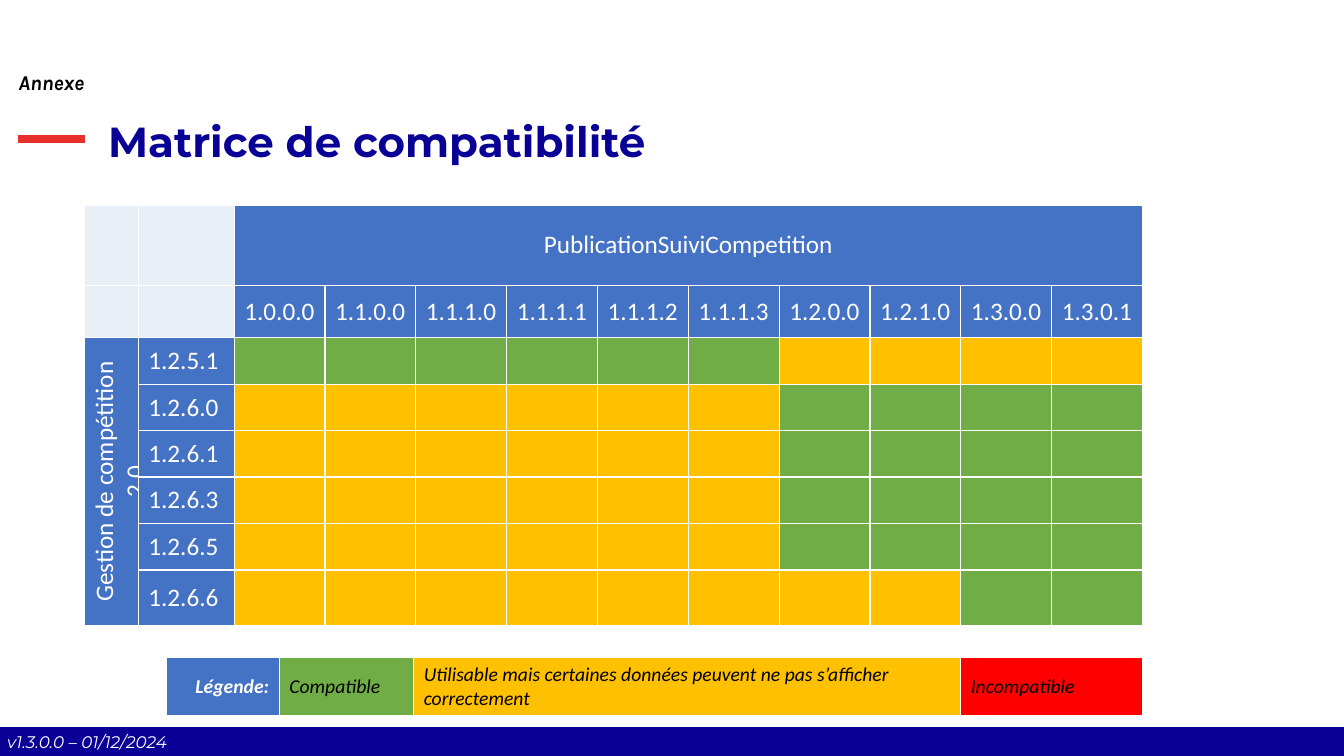
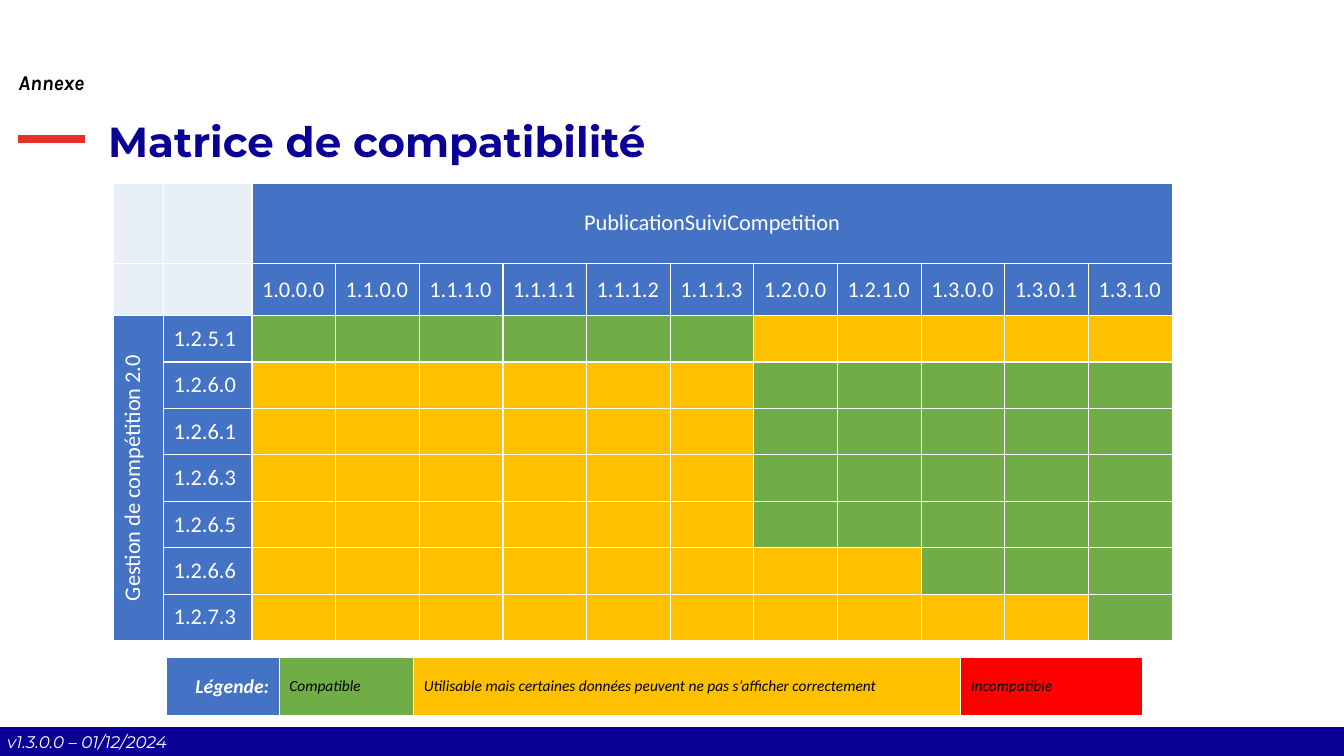
Before and after one commit to Comite-Rhone-Judo/PublicationSuiviCompetition, a slide deck: slide 32 of AppPublication/Documentation/PublicationSuiviCompetition - Manuel d'utilisation.pptx. Drawn at 1344x756 pixels with LibreOffice and Linux fonts; fonts in the diff are those of the drawing; background and template pictures are left out. Boxes give left, top, right and bottom in pixels: in the first picture for what was removed or moved away, otherwise in the second. Text is boxed around its words. In the diff, an @@ line names an element or a change of style, - is before the commit and + after.

```diff
--- a/AppPublication/Documentation/PublicationSuiviCompetition - Manuel d'utilisation.pptx
+++ b/AppPublication/Documentation/PublicationSuiviCompetition - Manuel d'utilisation.pptx
@@ table at (114, 184, 1174, 641) @@
- |  | PublicationSuiviCompetition |  |  |  |  |  |  |  |  | 
- |  | 1.0.0.0 | 1.1.0.0 | 1.1.1.0 | 1.1.1.1 | 1.1.1.2 | 1.1.1.3 | 1.2.0.0 | 1.2.1.0 | 1.3.0.0 | 1.3.0.1
-Gestion de compétition 2.0 | 1.2.5.1 |  |  |  |  |  |  |  |  |  | 
- | 1.2.6.0 |  |  |  |  |  |  |  |  |  | 
- | 1.2.6.1 |  |  |  |  |  |  |  |  |  | 
- | 1.2.6.3 |  |  |  |  |  |  |  |  |  | 
- | 1.2.6.5 |  |  |  |  |  |  |  |  |  | 
- | 1.2.6.6 |  |  |  |  |  |  |  |  |  | 
+ |  | PublicationSuiviCompetition |  |  |  |  |  |  |  |  |  | 
+ |  | 1.0.0.0 | 1.1.0.0 | 1.1.1.0 | 1.1.1.1 | 1.1.1.2 | 1.1.1.3 | 1.2.0.0 | 1.2.1.0 | 1.3.0.0 | 1.3.0.1 | 1.3.1.0
+Gestion de compétition 2.0 | 1.2.5.1 |  |  |  |  |  |  |  |  |  |  | 
+ | 1.2.6.0 |  |  |  |  |  |  |  |  |  |  | 
+ | 1.2.6.1 |  |  |  |  |  |  |  |  |  |  | 
+ | 1.2.6.3 |  |  |  |  |  |  |  |  |  |  | 
+ | 1.2.6.5 |  |  |  |  |  |  |  |  |  |  | 
+ | 1.2.6.6 |  |  |  |  |  |  |  |  |  |  | 
+ | 1.2.7.3 |  |  |  |  |  |  |  |  |  |  | 
@@ table: place and size @@
-table at (84, 206, 1141, 617)
+table at (114, 184, 1174, 641)
@@ table at (166, 657, 1143, 716) @@
@@ size 14 to 11 pt @@
```
Also in this commit, not shown: 2 other slides changed, 3 other files.
